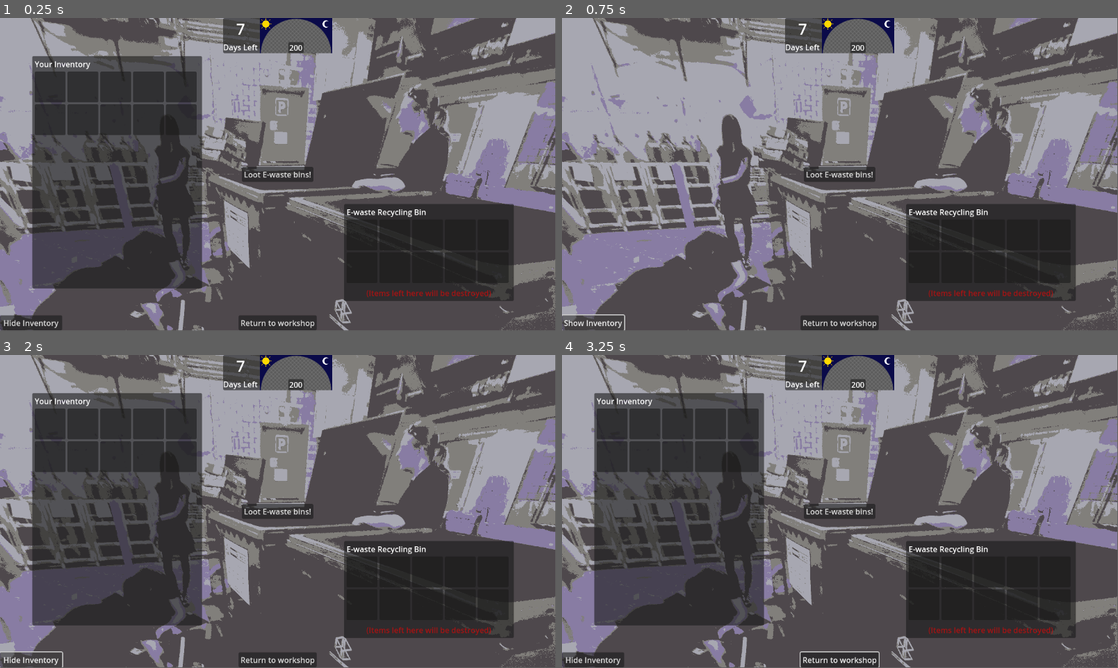
Above: before the commit, frames 1-4 (two rows, left to right).
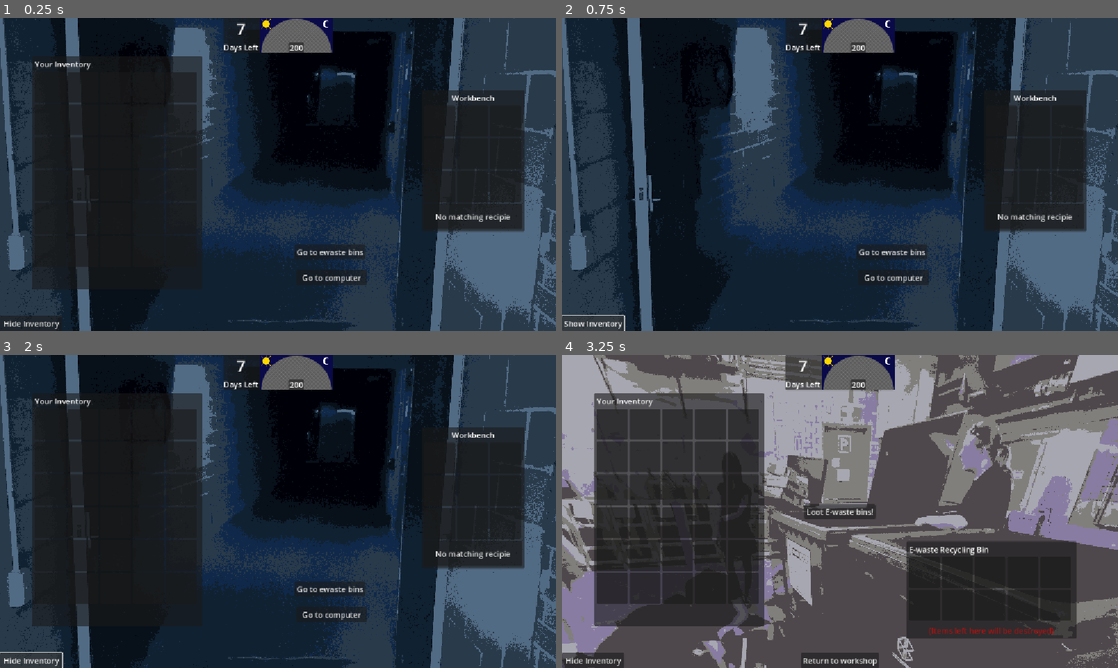
Above: after the commit, the same moments.

Repository: tabby-cat-nya/RustHacker
Game: Godot game, scene res://scenes/workshop.tscn
Same seed, same stepped clock (60 frames per second), same inputs: the game is played once before the commit and once after it. Before the commit the project starts from res://test.tscn. The engine's default icon, where the game draws it, is replaced by a stand-in: a white triangle on a blue panel in a dark square.
Inputs (mouse positions are in pixels of both pictures, inside the frame that each line leads up to):
- Up to frame 1 (0.25 s): no input
- Up to frame 2 (0.75 s): click "Hide Inventory" at 0.5 s
- Up to frame 3 (2 s): click "Show Inventory" at 1.25 s
- Up to frame 4 (3.25 s): click (840, 658) at 2 s, where only the run before the commit has a clickable "Return to workshop"; click (890, 589) at 2.75 s, where only the run after the commit has a clickable "Go to ewaste bins"
In our replay, the window is 799x449 before the commit and 800x450 after it. These sizes can differ from the game's own. Grey fills any space a smaller window leaves; there, only what the larger window draws over its background counts as a difference.

The runs differ from the first frame. In frame 1, 88% of the frame differs, in the area x 0-100%, y 0-100%; in frame 2, 96%; in frame 3, 88%; in frame 4, 12%.

Commit message:
multiple scenes

Diff:
--- a/demo_scene.gd
+++ b/demo_scene.gd
@@ -33,3 +33,7 @@
 func pick_random_item() -> ItemData:
 	var icount = loot_pool.size()
 	return loot_pool[randi() % icount]
+
+
+func _on_return_button_pressed() -> void:
+	get_tree().change_scene_to_file("res://scenes/workshop.tscn")
--- a/inv_system/crafting_panel.gd
+++ b/inv_system/crafting_panel.gd
@@ -13,7 +13,7 @@
 # Called when the node enters the scene tree for the first time.
 func _ready() -> void:
 	super()
-	style_scavenge()
+	#style_scavenge()
 	pass # Replace with function body.
 
 
--- a/inv_system/player_inventory.tscn
+++ b/inv_system/player_inventory.tscn
@@ -1,7 +1,8 @@
-[gd_scene load_steps=3 format=3 uid="uid://bkhg56q71vsjv"]
+[gd_scene load_steps=4 format=3 uid="uid://bkhg56q71vsjv"]
 
 [ext_resource type="Script" uid="uid://jxkjnscuxcyi" path="res://inv_system/player_inventory.gd" id="1_vk2kx"]
-[ext_resource type="PackedScene" uid="uid://bar46c75dbi2t" path="res://inv_system/inventory_panel.tscn" id="2_hk4hx"]
+[ext_resource type="Script" uid="uid://c6oycdae5wvjf" path="res://inv_system/inventory.gd" id="2_hk4hx"]
+[ext_resource type="PackedScene" uid="uid://dgqs20xf7l8c" path="res://inv_system/item_slot.tscn" id="3_8qgtd"]
 
 [node name="PlayerInventory" type="Control" node_paths=PackedStringArray("inventory_panel", "button")]
 z_index = 2
@@ -26,11 +27,128 @@
 grow_vertical = 0
 text = "Show Inventory"
 
-[node name="InventoryPanel" parent="." instance=ExtResource("2_hk4hx")]
+[node name="InventoryPanel" type="PanelContainer" parent="." node_paths=PackedStringArray("grid", "inv_label")]
 layout_mode = 0
 offset_left = 67.0
 offset_top = 79.0
 offset_right = 419.0
 offset_bottom = 561.0
+script = ExtResource("2_hk4hx")
+inventory_name = "Your Inventory"
+grid = NodePath("MarginContainer/VBoxContainer/ScrollContainer/GridContainer")
+inv_label = NodePath("MarginContainer/VBoxContainer/Label")
+
+[node name="MarginContainer" type="MarginContainer" parent="InventoryPanel"]
+layout_mode = 2
+theme_override_constants/margin_left = 5
+theme_override_constants/margin_top = 5
+theme_override_constants/margin_right = 5
+theme_override_constants/margin_bottom = 5
+
+[node name="VBoxContainer" type="VBoxContainer" parent="InventoryPanel/MarginContainer"]
+layout_mode = 2
+
+[node name="Label" type="Label" parent="InventoryPanel/MarginContainer/VBoxContainer"]
+layout_mode = 2
+text = "Inventory 1"
+
+[node name="ScrollContainer" type="ScrollContainer" parent="InventoryPanel/MarginContainer/VBoxContainer"]
+layout_mode = 2
+size_flags_vertical = 3
+
+[node name="GridContainer" type="GridContainer" parent="InventoryPanel/MarginContainer/VBoxContainer/ScrollContainer"]
+layout_mode = 2
+size_flags_vertical = 3
+columns = 5
+
+[node name="ItemSlot" parent="InventoryPanel/MarginContainer/VBoxContainer/ScrollContainer/GridContainer" instance=ExtResource("3_8qgtd")]
+layout_mode = 2
+
+[node name="ItemSlot2" parent="InventoryPanel/MarginContainer/VBoxContainer/ScrollContainer/GridContainer" instance=ExtResource("3_8qgtd")]
+layout_mode = 2
+
+[node name="ItemSlot3" parent="InventoryPanel/MarginContainer/VBoxContainer/ScrollContainer/GridContainer" instance=ExtResource("3_8qgtd")]
+layout_mode = 2
+
+[node name="ItemSlot4" parent="InventoryPanel/MarginContainer/VBoxContainer/ScrollContainer/GridContainer" instance=ExtResource("3_8qgtd")]
+layout_mode = 2
+
+[node name="ItemSlot5" parent="InventoryPanel/MarginContainer/VBoxContainer/ScrollContainer/GridContainer" instance=ExtResource("3_8qgtd")]
+layout_mode = 2
+
+[node name="ItemSlot6" parent="InventoryPanel/MarginContainer/VBoxContainer/ScrollContainer/GridContainer" instance=ExtResource("3_8qgtd")]
+layout_mode = 2
+
+[node name="ItemSlot7" parent="InventoryPanel/MarginContainer/VBoxContainer/ScrollContainer/GridContainer" instance=ExtResource("3_8qgtd")]
+layout_mode = 2
+
+[node name="ItemSlot8" parent="InventoryPanel/MarginContainer/VBoxContainer/ScrollContainer/GridContainer" instance=ExtResource("3_8qgtd")]
+layout_mode = 2
+
+[node name="ItemSlot9" parent="InventoryPanel/MarginContainer/VBoxContainer/ScrollContainer/GridContainer" instance=ExtResource("3_8qgtd")]
+layout_mode = 2
+
+[node name="ItemSlot10" parent="InventoryPanel/MarginContainer/VBoxContainer/ScrollContainer/GridContainer" instance=ExtResource("3_8qgtd")]
+layout_mode = 2
+
+[node name="ItemSlot11" parent="InventoryPanel/MarginContainer/VBoxContainer/ScrollContainer/GridContainer" instance=ExtResource("3_8qgtd")]
+layout_mode = 2
+
+[node name="ItemSlot12" parent="InventoryPanel/MarginContainer/VBoxContainer/ScrollContainer/GridContainer" instance=ExtResource("3_8qgtd")]
+layout_mode = 2
+
+[node name="ItemSlot13" parent="InventoryPanel/MarginContainer/VBoxContainer/ScrollContainer/GridContainer" instance=ExtResource("3_8qgtd")]
+layout_mode = 2
+
+[node name="ItemSlot14" parent="InventoryPanel/MarginContainer/VBoxContainer/ScrollContainer/GridContainer" instance=ExtResource("3_8qgtd")]
+layout_mode = 2
+
+[node name="ItemSlot15" parent="InventoryPanel/MarginContainer/VBoxContainer/ScrollContainer/GridContainer" instance=ExtResource("3_8qgtd")]
+layout_mode = 2
+
+[node name="ItemSlot16" parent="InventoryPanel/MarginContainer/VBoxContainer/ScrollContainer/GridContainer" instance=ExtResource("3_8qgtd")]
+layout_mode = 2
+
+[node name="ItemSlot17" parent="InventoryPanel/MarginContainer/VBoxContainer/ScrollContainer/GridContainer" instance=ExtResource("3_8qgtd")]
+layout_mode = 2
+
+[node name="ItemSlot18" parent="InventoryPanel/MarginContainer/VBoxContainer/ScrollContainer/GridContainer" instance=ExtResource("3_8qgtd")]
+layout_mode = 2
+
+[node name="ItemSlot19" parent="InventoryPanel/MarginContainer/VBoxContainer/ScrollContainer/GridContainer" instance=ExtResource("3_8qgtd")]
+layout_mode = 2
+
+[node name="ItemSlot20" parent="InventoryPanel/MarginContainer/VBoxContainer/ScrollContainer/GridContainer" instance=ExtResource("3_8qgtd")]
+layout_mode = 2
+
+[node name="ItemSlot21" parent="InventoryPanel/MarginContainer/VBoxContainer/ScrollContainer/GridContainer" instance=ExtResource("3_8qgtd")]
+layout_mode = 2
+
+[node name="ItemSlot22" parent="InventoryPanel/MarginContainer/VBoxContainer/ScrollContainer/GridContainer" instance=ExtResource("3_8qgtd")]
+layout_mode = 2
+
+[node name="ItemSlot23" parent="InventoryPanel/MarginContainer/VBoxContainer/ScrollContainer/GridContainer" instance=ExtResource("3_8qgtd")]
+layout_mode = 2
+
+[node name="ItemSlot24" parent="InventoryPanel/MarginContainer/VBoxContainer/ScrollContainer/GridContainer" instance=ExtResource("3_8qgtd")]
+layout_mode = 2
+
+[node name="ItemSlot25" parent="InventoryPanel/MarginContainer/VBoxContainer/ScrollContainer/GridContainer" instance=ExtResource("3_8qgtd")]
+layout_mode = 2
+
+[node name="ItemSlot26" parent="InventoryPanel/MarginContainer/VBoxContainer/ScrollContainer/GridContainer" instance=ExtResource("3_8qgtd")]
+layout_mode = 2
+
+[node name="ItemSlot27" parent="InventoryPanel/MarginContainer/VBoxContainer/ScrollContainer/GridContainer" instance=ExtResource("3_8qgtd")]
+layout_mode = 2
+
+[node name="ItemSlot28" parent="InventoryPanel/MarginContainer/VBoxContainer/ScrollContainer/GridContainer" instance=ExtResource("3_8qgtd")]
+layout_mode = 2
+
+[node name="ItemSlot29" parent="InventoryPanel/MarginContainer/VBoxContainer/ScrollContainer/GridContainer" instance=ExtResource("3_8qgtd")]
+layout_mode = 2
+
+[node name="ItemSlot30" parent="InventoryPanel/MarginContainer/VBoxContainer/ScrollContainer/GridContainer" instance=ExtResource("3_8qgtd")]
+layout_mode = 2
 
 [connection signal="pressed" from="Button" to="." method="_on_button_pressed"]
--- a/items/battery_item.tres
+++ b/items/battery_item.tres
@@ -1,6 +1,6 @@
 [gd_resource type="Resource" script_class="ItemData" load_steps=3 format=3 uid="uid://bcteljob51wfj"]
 
-[ext_resource type="Texture2D" uid="uid://b0kddtrrun1tc" path="res://assets/battery.webp" id="1_lh7dq"]
+[ext_resource type="Texture2D" uid="uid://b0kddtrrun1tc" path="res://assets/item images/battery.webp" id="1_lh7dq"]
 [ext_resource type="Script" uid="uid://dccraom7a7e8d" path="res://inv_system/item_data.gd" id="2_4u113"]
 
 [resource]
--- a/items/hdd_item.tres
+++ b/items/hdd_item.tres
@@ -1,6 +1,6 @@
 [gd_resource type="Resource" script_class="ItemData" load_steps=3 format=3 uid="uid://bepkdyf7dn1y0"]
 
-[ext_resource type="Texture2D" uid="uid://c1ja7ug8bkxne" path="res://assets/hdd.png" id="1_8xwf0"]
+[ext_resource type="Texture2D" uid="uid://c1ja7ug8bkxne" path="res://assets/item images/hdd.png" id="1_8xwf0"]
 [ext_resource type="Script" uid="uid://dccraom7a7e8d" path="res://inv_system/item_data.gd" id="1_r24a6"]
 
 [resource]
--- a/items/large_psu_item.tres
+++ b/items/large_psu_item.tres
@@ -1,6 +1,6 @@
 [gd_resource type="Resource" script_class="ItemData" load_steps=3 format=3 uid="uid://88v5bcyrgpob"]
 
-[ext_resource type="Texture2D" uid="uid://dd5u5obr0c61q" path="res://assets/big psu.png" id="1_rjw1c"]
+[ext_resource type="Texture2D" uid="uid://dd5u5obr0c61q" path="res://assets/item images/big psu.png" id="1_rjw1c"]
 [ext_resource type="Script" uid="uid://dccraom7a7e8d" path="res://inv_system/item_data.gd" id="2_i66kx"]
 
 [resource]
--- a/items/ram_item.tres
+++ b/items/ram_item.tres
@@ -1,7 +1,7 @@
 [gd_resource type="Resource" script_class="ItemData" load_steps=3 format=3 uid="uid://c2wbqelme8vy1"]
 
 [ext_resource type="Script" uid="uid://dccraom7a7e8d" path="res://inv_system/item_data.gd" id="1_0t7ph"]
-[ext_resource type="Texture2D" uid="uid://dquer6m8lapux" path="res://assets/ram.png" id="1_bfuag"]
+[ext_resource type="Texture2D" uid="uid://dquer6m8lapux" path="res://assets/item images/ram.png" id="1_bfuag"]
 
 [resource]
 script = ExtResource("1_0t7ph")
--- a/items/small_psu_item.tres
+++ b/items/small_psu_item.tres
@@ -1,6 +1,6 @@
 [gd_resource type="Resource" script_class="ItemData" load_steps=3 format=3 uid="uid://swd1m0hvep4c"]
 
-[ext_resource type="Texture2D" uid="uid://bmstxerbgdq61" path="res://assets/small psu.png" id="1_62foo"]
+[ext_resource type="Texture2D" uid="uid://bmstxerbgdq61" path="res://assets/item images/small psu.png" id="1_62foo"]
 [ext_resource type="Script" uid="uid://dccraom7a7e8d" path="res://inv_system/item_data.gd" id="2_x1n7s"]
 
 [resource]
--- a/project.godot
+++ b/project.godot
@@ -11,7 +11,7 @@
 [application]
 
 config/name="Repurposed Jam"
-run/main_scene="uid://dsfal3m4siap2"
+run/main_scene="uid://dbxymsdyvbe2p"
 config/features=PackedStringArray("4.5", "GL Compatibility")
 config/icon="res://icon.svg"
 
@@ -20,6 +20,10 @@
 Tooltip="*res://tooltip.tscn"
 PlayerInventory="*res://inv_system/player_inventory.tscn"
 Clock="*res://time_system/clock.tscn"
+
+[display]
+
+window/stretch/mode="canvas_items"
 
 [editor]
 
--- /dev/null
+++ b/scenes/computer.gd
@@ -0,0 +1,15 @@
+extends Control
+
+
+# Called when the node enters the scene tree for the first time.
+func _ready() -> void:
+	pass # Replace with function body.
+
+
+# Called every frame. 'delta' is the elapsed time since the previous frame.
+func _process(delta: float) -> void:
+	pass
+
+
+func _on_goto_workshop_pressed() -> void:
+	get_tree().change_scene_to_file("res://scenes/workshop.tscn")
--- /dev/null
+++ b/scenes/computer.tscn
@@ -0,0 +1,35 @@
+[gd_scene load_steps=3 format=3 uid="uid://cu2yyw3f2avub"]
+
+[ext_resource type="Script" uid="uid://cq6xhdlib6c50" path="res://scenes/computer.gd" id="1_8pqrt"]
+[ext_resource type="Texture2D" uid="uid://crdbk8wkw63k0" path="res://assets/computer.png" id="1_om4aa"]
+
+[node name="Computer" type="Control"]
+layout_mode = 3
+anchors_preset = 15
+anchor_right = 1.0
+anchor_bottom = 1.0
+grow_horizontal = 2
+grow_vertical = 2
+mouse_filter = 2
+script = ExtResource("1_8pqrt")
+
+[node name="TextureRect" type="TextureRect" parent="."]
+layout_mode = 1
+anchors_preset = 15
+anchor_right = 1.0
+anchor_bottom = 1.0
+grow_horizontal = 2
+grow_vertical = 2
+mouse_filter = 2
+texture = ExtResource("1_om4aa")
+expand_mode = 3
+
+[node name="GotoWorkshop" type="Button" parent="."]
+layout_mode = 0
+offset_left = 508.0
+offset_top = 591.0
+offset_right = 635.0
+offset_bottom = 622.0
+text = "Goto workshop"
+
+[connection signal="pressed" from="GotoWorkshop" to="." method="_on_goto_workshop_pressed"]
--- a/test.tscn
+++ b/scenes/ewaste.tscn
@@ -140,3 +140,4 @@
 text = "Return to workshop"
 
 [connection signal="pressed" from="LootButton" to="." method="_on_loot_button_pressed"]
+[connection signal="pressed" from="ReturnButton" to="." method="_on_return_button_pressed"]
--- /dev/null
+++ b/scenes/workshop.gd
@@ -0,0 +1,19 @@
+extends Control
+
+
+# Called when the node enters the scene tree for the first time.
+func _ready() -> void:
+	pass # Replace with function body.
+
+
+# Called every frame. 'delta' is the elapsed time since the previous frame.
+func _process(delta: float) -> void:
+	pass
+
+
+func _on_goto_ewaste_pressed() -> void:
+	get_tree().change_scene_to_file("res://scenes/ewaste.tscn")
+
+
+func _on_goto_computer_pressed() -> void:
+	get_tree().change_scene_to_file("res://scenes/computer.tscn")
--- /dev/null
+++ b/scenes/workshop.tscn
@@ -0,0 +1,52 @@
+[gd_scene load_steps=4 format=3 uid="uid://dbxymsdyvbe2p"]
+
+[ext_resource type="Texture2D" uid="uid://dhyryjblax7sj" path="res://assets/workshop.png" id="1_d7fqo"]
+[ext_resource type="Script" uid="uid://bla0gy2tlqwe1" path="res://scenes/workshop.gd" id="1_g1tdj"]
+[ext_resource type="PackedScene" uid="uid://f06ym5ujhdsc" path="res://inv_system/crafting_panel.tscn" id="2_wwo6w"]
+
+[node name="Workshop" type="Control"]
+layout_mode = 3
+anchors_preset = 15
+anchor_right = 1.0
+anchor_bottom = 1.0
+grow_horizontal = 2
+grow_vertical = 2
+mouse_filter = 2
+script = ExtResource("1_g1tdj")
+
+[node name="TextureRect" type="TextureRect" parent="."]
+layout_mode = 1
+anchors_preset = 15
+anchor_right = 1.0
+anchor_bottom = 1.0
+grow_horizontal = 2
+grow_vertical = 2
+mouse_filter = 2
+texture = ExtResource("1_d7fqo")
+expand_mode = 3
+
+[node name="GotoEwaste" type="Button" parent="."]
+layout_mode = 0
+offset_left = 611.0
+offset_top = 469.0
+offset_right = 757.0
+offset_bottom = 500.0
+text = "Go to ewaste bins"
+
+[node name="GotoComputer" type="Button" parent="."]
+layout_mode = 0
+offset_left = 614.0
+offset_top = 522.0
+offset_right = 760.0
+offset_bottom = 553.0
+text = "Go to computer"
+
+[node name="CraftingPanel" parent="." instance=ExtResource("2_wwo6w")]
+layout_mode = 0
+offset_left = 874.0
+offset_top = 149.0
+offset_right = 1087.0
+offset_bottom = 442.0
+
+[connection signal="pressed" from="GotoEwaste" to="." method="_on_goto_ewaste_pressed"]
+[connection signal="pressed" from="GotoComputer" to="." method="_on_goto_computer_pressed"]
--- a/time_system/clock.tscn
+++ b/time_system/clock.tscn
@@ -9,6 +9,7 @@
 font_size = 32
 
 [node name="Clock" type="Control" node_paths=PackedStringArray("bar", "timer_text")]
+z_index = 2
 layout_mode = 3
 anchors_preset = 15
 anchor_right = 1.0
Binary file added: assets/computer.png
Not shown, added: assets/computer.png.import
Renamed: assets/battery.webp -> assets/item images/battery.webp
Not shown, changed: assets/item images/battery.webp.import
Renamed: assets/big psu.png -> assets/item images/big psu.png
Not shown, changed: assets/item images/big psu.png.import
Renamed: assets/hdd.png -> assets/item images/hdd.png
Not shown, changed: assets/item images/hdd.png.import
Renamed: assets/ram.png -> assets/item images/ram.png
Not shown, changed: assets/item images/ram.png.import
Renamed: assets/small psu.png -> assets/item images/small psu.png
Not shown, added: assets/item images/small psu.png.import
(and 4 more such lines)
